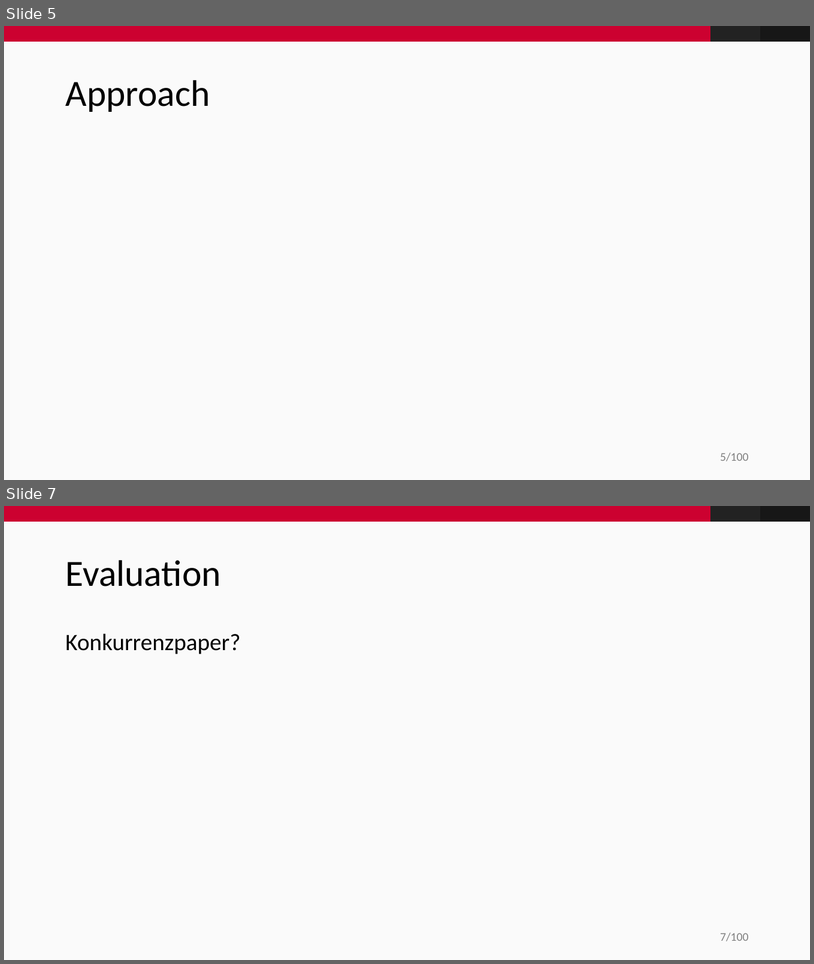
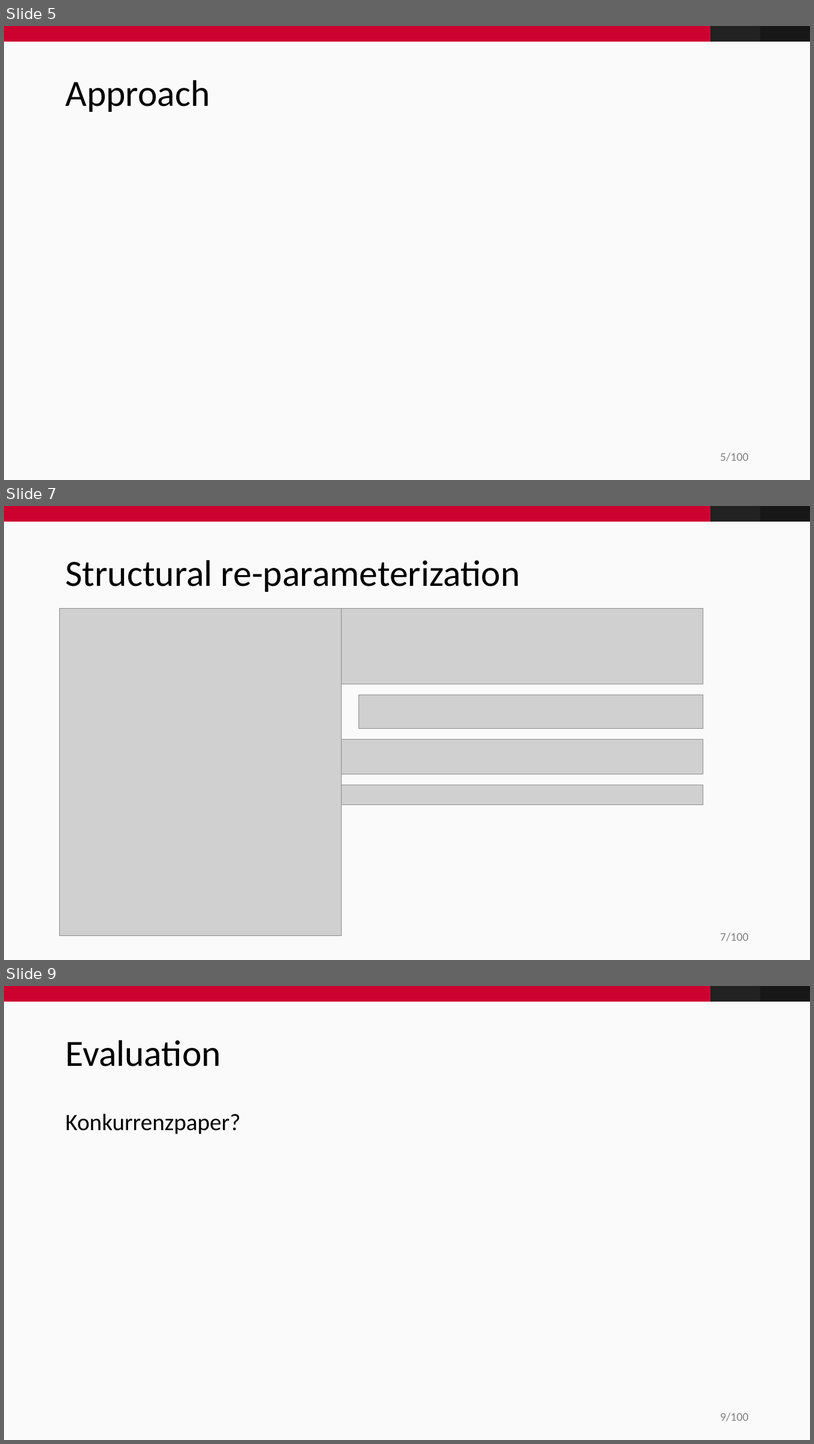
Before and after one commit to fidsusj/CVDL-Seminar, a slide deck: presentation/presentation.pptx. Shown one above the other, each under a label of ours: slides 5 and 7 before the commit, slides 5, 7 and 9 after it; the slides between them are not shown. The pictures are 814x964 and 814x1444 pixels, drawn with LibreOffice and Linux fonts; fonts in the diff are those of the drawing; grey boxes stand for pictures; background and template pictures are left out. Boxes give left, top, right and bottom in pixels: in the first picture for what was removed or moved away, otherwise in the second. Text is boxed around its words. In the diff, an @@ line names an element or a change of style, - is before the commit and + after.

```diff
--- a/presentation/presentation.pptx
+++ b/presentation/presentation.pptx
@@ slide 7 added at [4,506,810,960], background #FAFAFA; not listed: 4 template elements that a slide beside it also shows @@
@@ title added at [65,560,521,592], 44 pt, text #000000 @@
+Structural re-parameterization
@@ picture added at [60,608,342,936] @@
@@ picture added at [342,608,704,684] @@
@@ picture added at [359,695,704,728] @@
@@ picture added at [331,739,704,774] @@
@@ picture added at [332,785,704,805] @@
@@ what was slide 7 is now slide 9 @@
@@ page number at [720,1412,749,1421]: text changed @@
-7/100
+9/100
```
Also in this commit, not shown: 2 other slides added, 1 slide removed, 1 other file.
